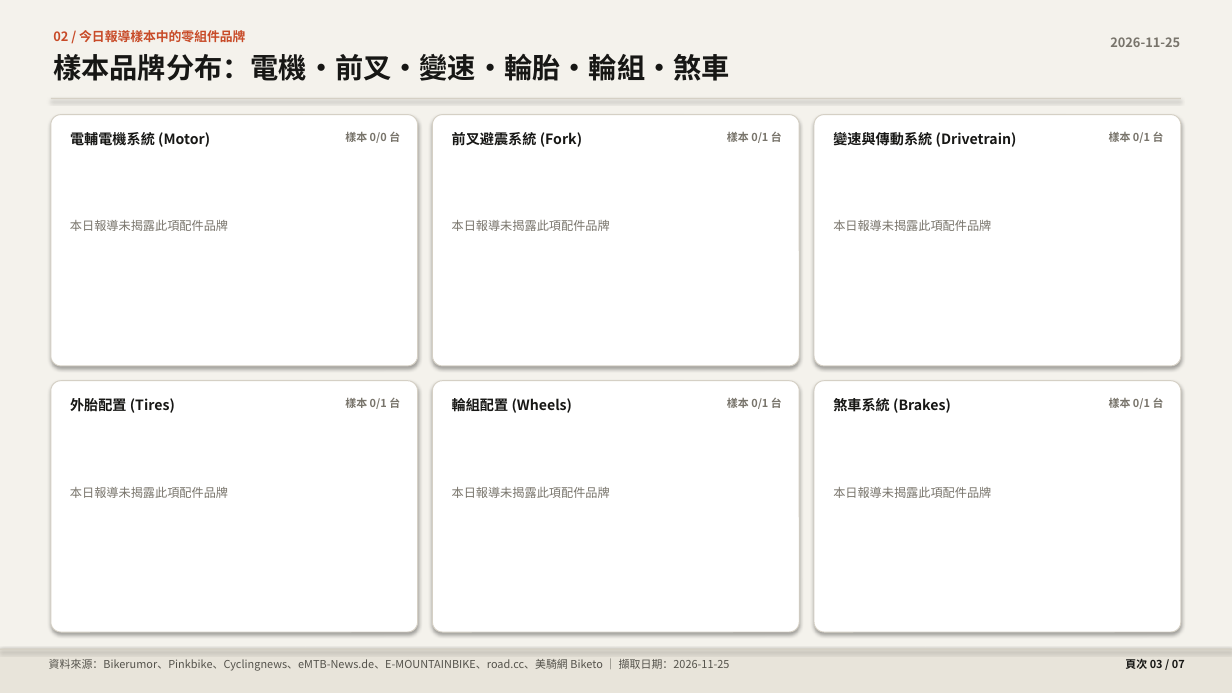
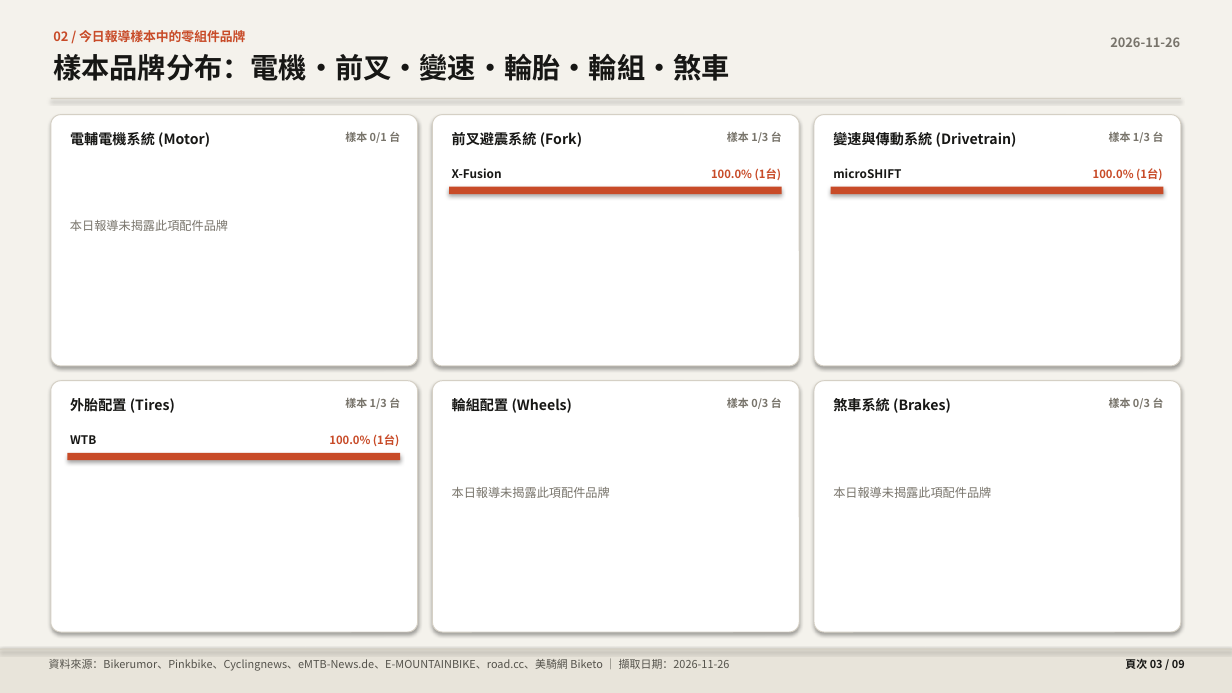
Before and after one commit to pc007ya/BikeResearch-Daily, a slide deck: slide 3 of docs/data/daily_briefing.pptx. Drawn at 1232x693 pixels with LibreOffice and Linux fonts; fonts in the diff are those of the drawing. Boxes give left, top, right and bottom in pixels: in the first picture for what was removed or moved away, otherwise in the second. Text is boxed around its words. In the diff, an @@ line names an element or a change of style, - is before the commit and + after.

```diff
--- a/docs/data/daily_briefing.pptx
+++ b/docs/data/daily_briefing.pptx
@@ text at (345, 132, 400, 143): text changed @@
-樣本 0/0 台
+樣本 0/1 台
@@ text at (727, 132, 782, 143): text changed @@
-樣本 0/1 台
+樣本 1/3 台
@@ text at (1109, 132, 1164, 143): text changed @@
-樣本 0/1 台
+樣本 1/3 台
@@ text added at (452, 168, 502, 178), 9.2 pt, text #171715, bold @@
+X-Fusion
@@ text added at (711, 168, 782, 180), 8.8 pt, text #C84B28, bold @@
+100.0% (1台)
@@ text added at (833, 168, 901, 178), 9.2 pt, text #171715, bold @@
+microSHIFT
@@ text added at (1093, 168, 1163, 180), 8.8 pt, text #C84B28, bold @@
+100.0% (1台)
@@ rectangle added at (449, 187, 782, 194), fill #C84B28 @@
@@ rectangle added at (831, 187, 1164, 194), fill #C84B28 @@
@@ text removed at (452, 220, 610, 231) @@
-本日報導未揭露此項配件品牌
@@ text removed at (833, 220, 991, 231) @@
-本日報導未揭露此項配件品牌
@@ text at (345, 398, 400, 409): text changed @@
-樣本 0/1 台
+樣本 1/3 台
@@ text at (727, 398, 782, 409): text changed @@
-樣本 0/1 台
+樣本 0/3 台
@@ text added at (70, 435, 96, 444), 9.2 pt, text #171715, bold @@
+WTB
@@ text added at (329, 434, 400, 446), 8.8 pt, text #C84B28, bold @@
+100.0% (1台)
@@ rectangle added at (67, 453, 400, 460), fill #C84B28 @@
@@ text removed at (70, 487, 228, 498) @@
-本日報導未揭露此項配件品牌
@@ text at (49, 659, 730, 671): text changed @@
-資料來源：Bikerumor、Pinkbike、Cyclingnews、eMTB-News.de、E-MOUNTAINBIKE、road.cc、美騎網 Biketo ｜ 擷取日期：2026-11-25
+資料來源：Bikerumor、Pinkbike、Cyclingnews、eMTB-News.de、E-MOUNTAINBIKE、road.cc、美騎網 Biketo ｜ 擷取日期：2026-11-26
@@ text at (1125, 659, 1185, 669): text changed @@
-頁次 03 / 07
+頁次 03 / 09
```
Also in this commit, not shown: 6 other slides changed, 2 slides added, 18 other files.
